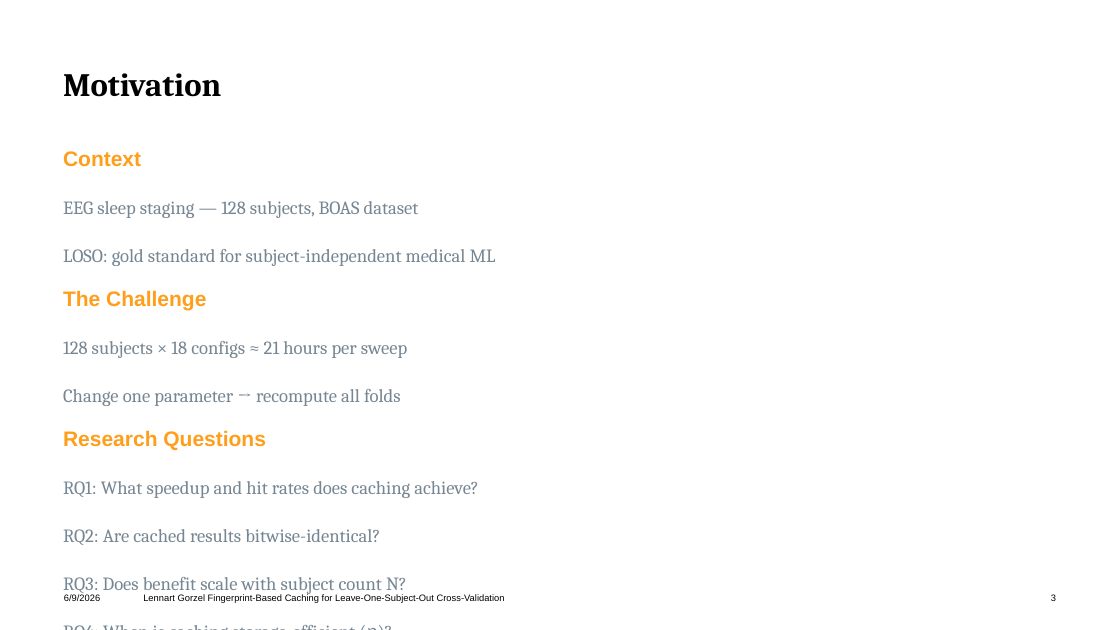
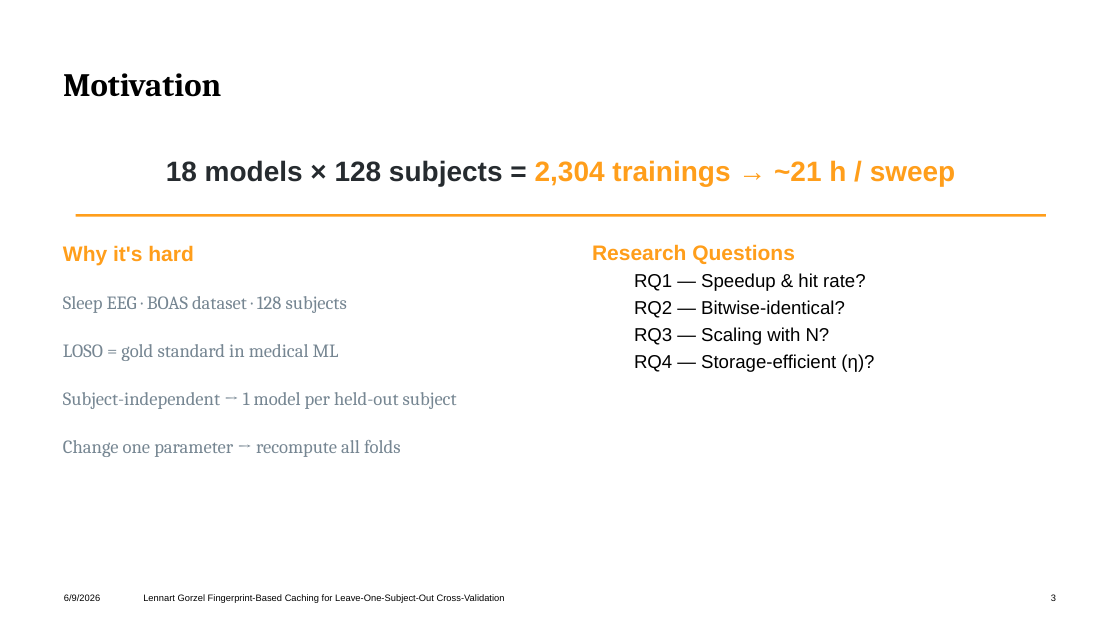
Before and after one commit to Horsti95/BachlorThesis, a slide deck: slide 3 of thesis/presentation/Thesis_Presentation_Gorzel.pptx. Drawn at 1120x630 pixels with LibreOffice and Linux fonts; fonts in the diff are those of the drawing; background and template pictures are left out. Boxes give left, top, right and bottom in pixels: in the first picture for what was removed or moved away, otherwise in the second. Text is boxed around its words. In the diff, an @@ line names an element or a change of style, - is before the commit and + after.

```diff
--- a/thesis/presentation/Thesis_Presentation_Gorzel.pptx
+++ b/thesis/presentation/Thesis_Presentation_Gorzel.pptx
@@ text added at <box>166,160,956,186</box>, 24 pt, text #FF9E1B, bold @@
+18 models × 128 subjects = 2,304 trainings → ~21 h / sweep
@@ text "Why it's hard": place and size @@
-text "Why it's hard" at <box>63,151,496,595</box>
+text "Why it's hard" at <box>63,245,457,457</box>
@@ rectangle added at <box>76,214,1046,217</box>, fill #FF9E1B @@
@@ text at <box>63,245,457,409</box>: text changed @@
-Context
-  EEG sleep staging — 128 subjects, BOAS dataset
-  LOSO: gold standard for subject-independent medical ML
-The Challenge
-  128 subjects × 18 configs ≈ 21 hours per sweep
+Why it's hard
+  Sleep EEG · BOAS dataset · 128 subjects
+  LOSO = gold standard in medical ML
+  Subject-independent → 1 model per held-out subject
@@ text added at <box>592,244,874,372</box>, 16 pt, text #000000 @@
+Research Questions
+  RQ1 — Speedup & hit rate?
+  RQ2 — Bitwise-identical?
+  RQ3 — Scaling with N?
+  RQ4 — Storage-efficient (η)?
@@ text at <box>63,430,478,595</box>: paragraphs removed @@
-Research Questions
-  RQ1: What speedup and hit rates does caching achieve?
-  RQ2: Are cached results bitwise-identical?
-  RQ3: Does benefit scale with subject count N?
-  RQ4: When is caching storage-efficient (η)?
```
Also in this commit, not shown: 1 other slide changed, 1 other file.
